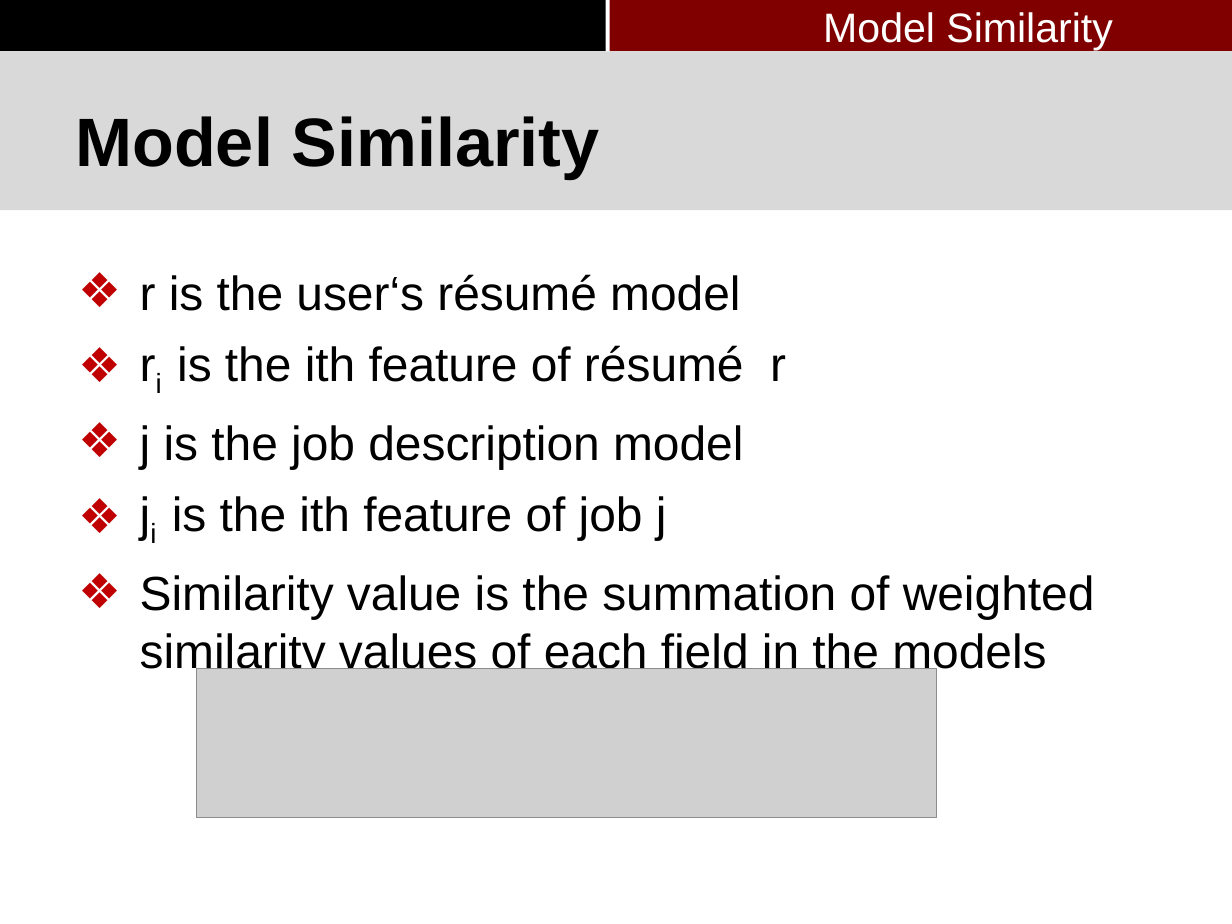
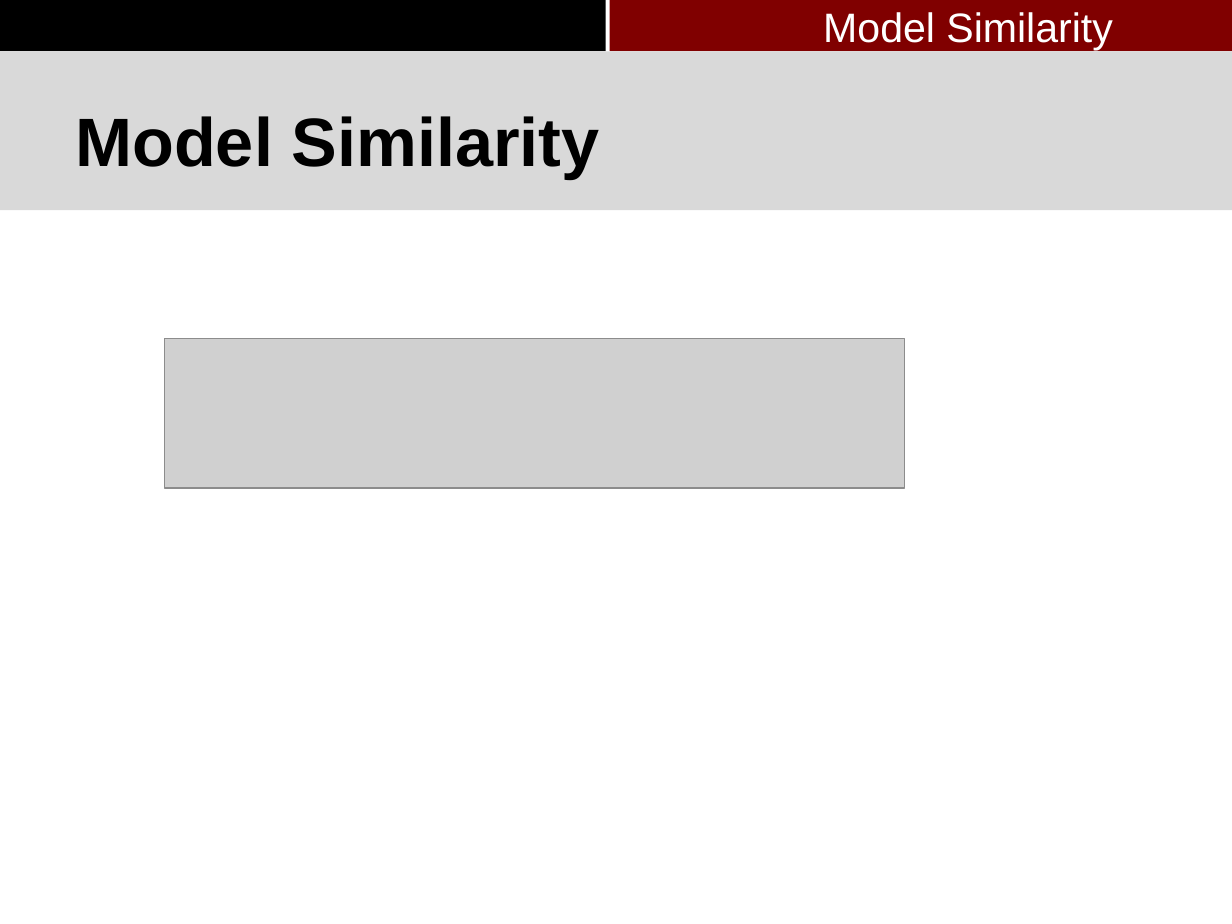
Before and after one commit to pkushiqiang/thesis, a slide deck: slide 56 of media/Master's thesis-3.pptx. Drawn at 1232x924 pixels with LibreOffice and Linux fonts; fonts in the diff are those of the drawing; grey boxes stand for pictures; background and template pictures are left out. Boxes give left, top, right and bottom in pixels: in the first picture for what was removed or moved away, otherwise in the second. Text is boxed around its words. In the diff, an @@ line names an element or a change of style, - is before the commit and + after.

```diff
--- a/media/Master's thesis-3.pptx
+++ b/media/Master's thesis-3.pptx
@@ text removed at (140,274,1095,677) @@
-❖ r is the user‘s résumé model
-❖ ri is the ith feature of résumé r
-❖ j is the job description model
-❖ ji is the ith feature of job j
-❖ Similarity value is the summation of weighted similarity values of each field in the models
@@ picture: place and size @@
-picture at (196,669,936,818)
+picture at (164,339,904,488)
```
Also in this commit, not shown: 19 other slides changed, 3 slides added, 1 slide removed, 1 other file.
